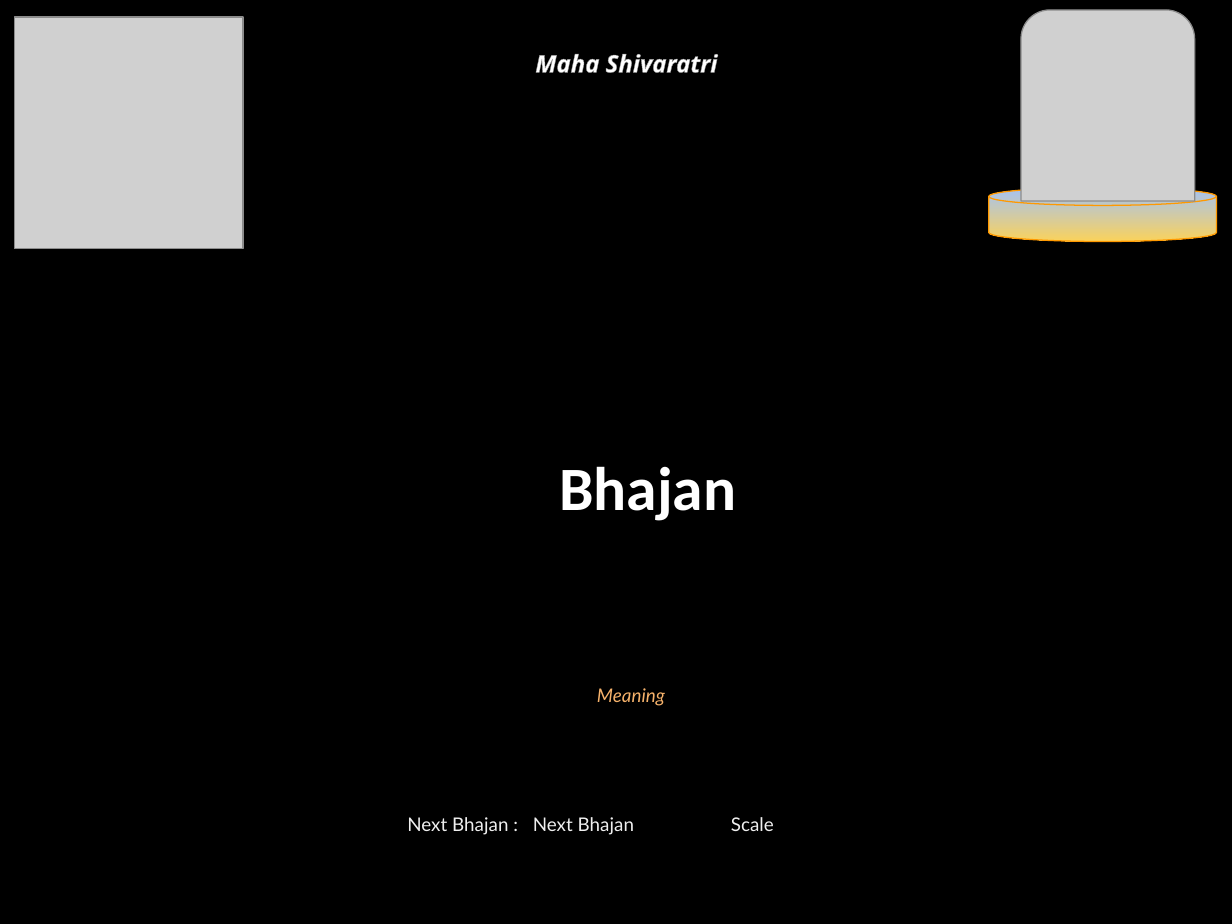
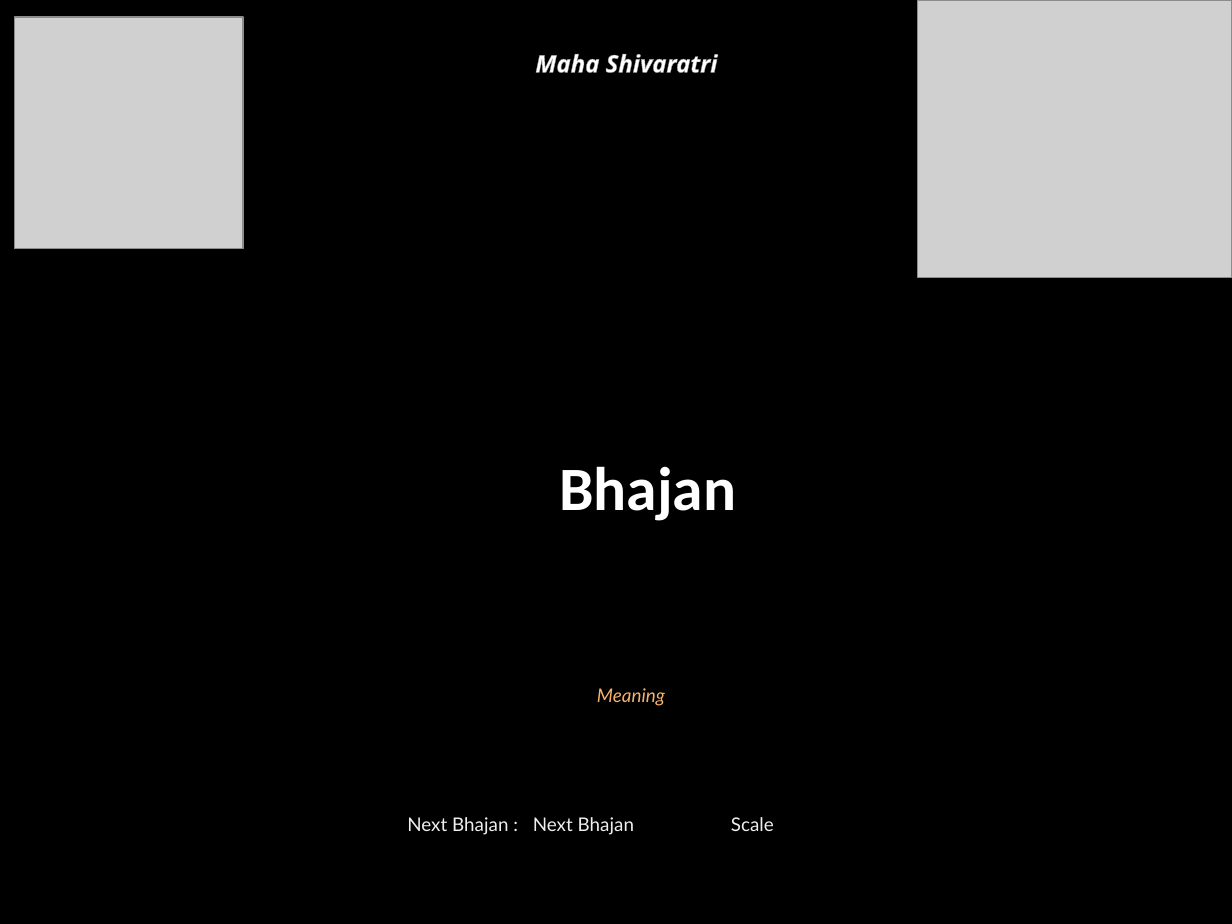
Before and after one commit to rkanadam/saibhajanmaker, a slide deck: slide 1 of WebContent/WEB-INF/templates/Shivaratri2019/master.pptx. Drawn at 1232x924 pixels with LibreOffice and Linux fonts; fonts in the diff are those of the drawing; grey boxes stand for pictures. Boxes give left, top, right and bottom in pixels: in the first picture for what was removed or moved away, otherwise in the second. Text is boxed around its words. In the diff, an @@ line names an element or a change of style, - is before the commit and + after.

Commit message:
Updating Shivaratri Deck

```diff
--- a/WebContent/WEB-INF/templates/Shivaratri2019/master.pptx
+++ b/WebContent/WEB-INF/templates/Shivaratri2019/master.pptx
@@ picture added at <box>917,0,1232,277</box> @@
@@ picture removed at <box>1021,10,1195,201</box> @@
@@ cylinder removed at <box>989,187,1217,241</box> @@
```
